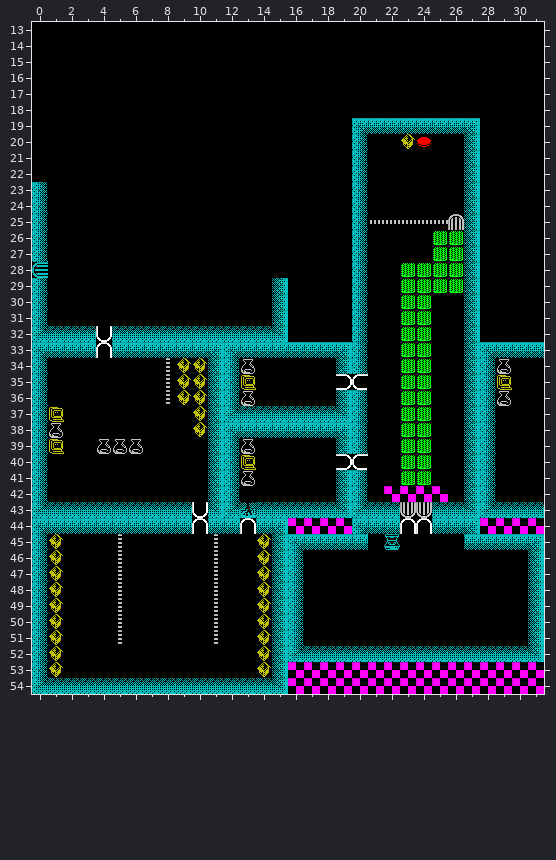
A Tiled map gets an edit: assets/maps/labs.tmx. The picture above is the old version.
Cells are 16x16 px. Shown: x 0..31, y 13..54. The old version is drawn lined up with the new one.
Once edited:
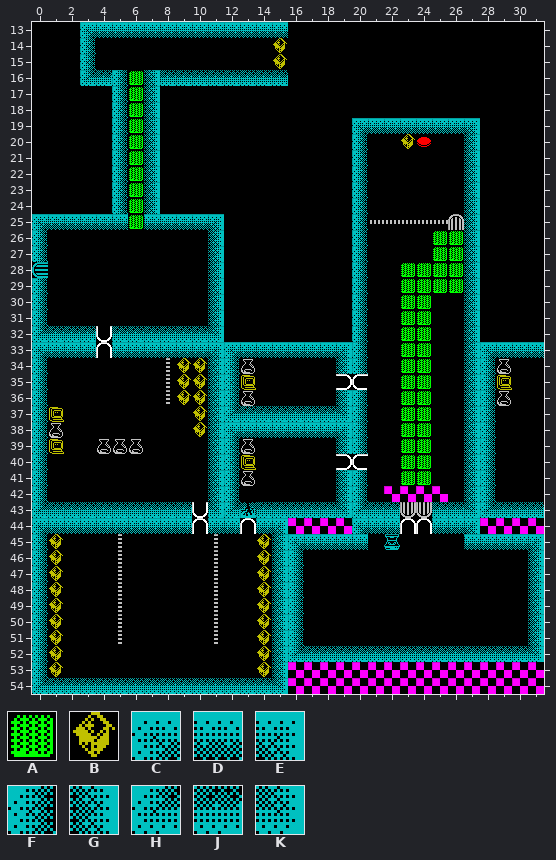
Key: from "warehouse": A 6, B 12, C 33, D 34, E 35, F 39, G 41, H 45, J 46, K 47.
_ is an empty cell.
The exact change:
map size 64x44 -> 64x55 cells (old content now starts at 0,11; both pictures use the new coordinates)
Layer "Tiles":
Tile A is added in rows 16 to 25 at x 6.
Tile B is added in rows 14 to 15 at x 15.
Tile C replaces tile F in row 25 at x 0.
Tile C is added in row 13 at x 3.
Tile D is added in row 13 at x 4 to 15; in row 25 at x 1 to 5 and 7 to 10.
Tile E is added in row 25 at x 11.
Tile F is added in rows 14 to 15 at x 3; in rows 16 to 24 at x 5.
Tile G is added in rows 16 to 24 at x 7; in rows 26 to 31 at x 11.
Tile H is added in row 16 at x 3.
Tile J is added in row 16 at x 4 and 8 to 15.
Tile K replaces tile J in row 32 at x 11.
Tile F is removed in rows 23 to 24 at x 0.
Tile G is removed in rows 29 to 31 at x 15.
Tile J is removed in row 32 at x 12 to 14.
Tile K is removed in row 32 at x 15.
Boxes around the changes in both pictures, in picture pixels (x1, y1, x2, y2):
changed: (32, 22, 288, 342)
